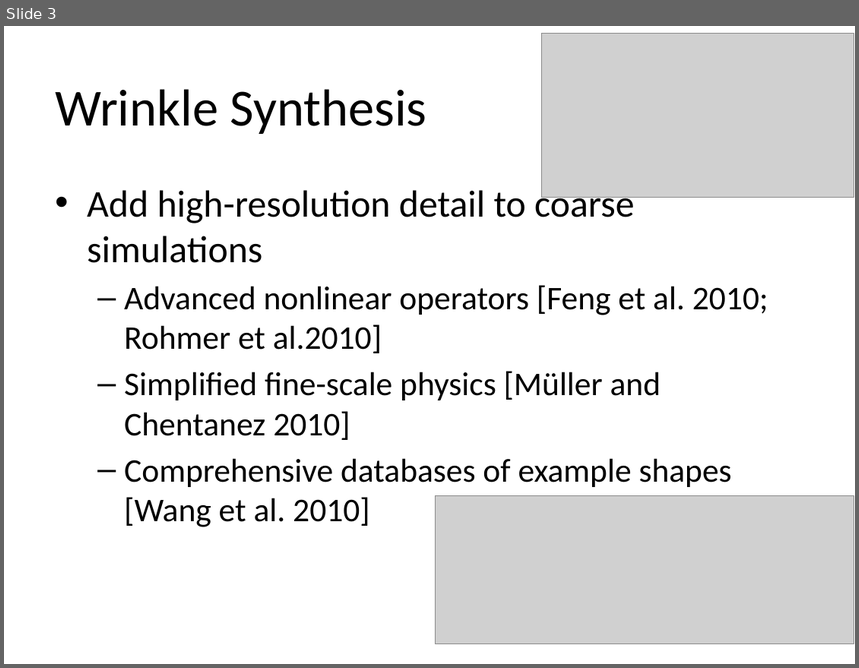
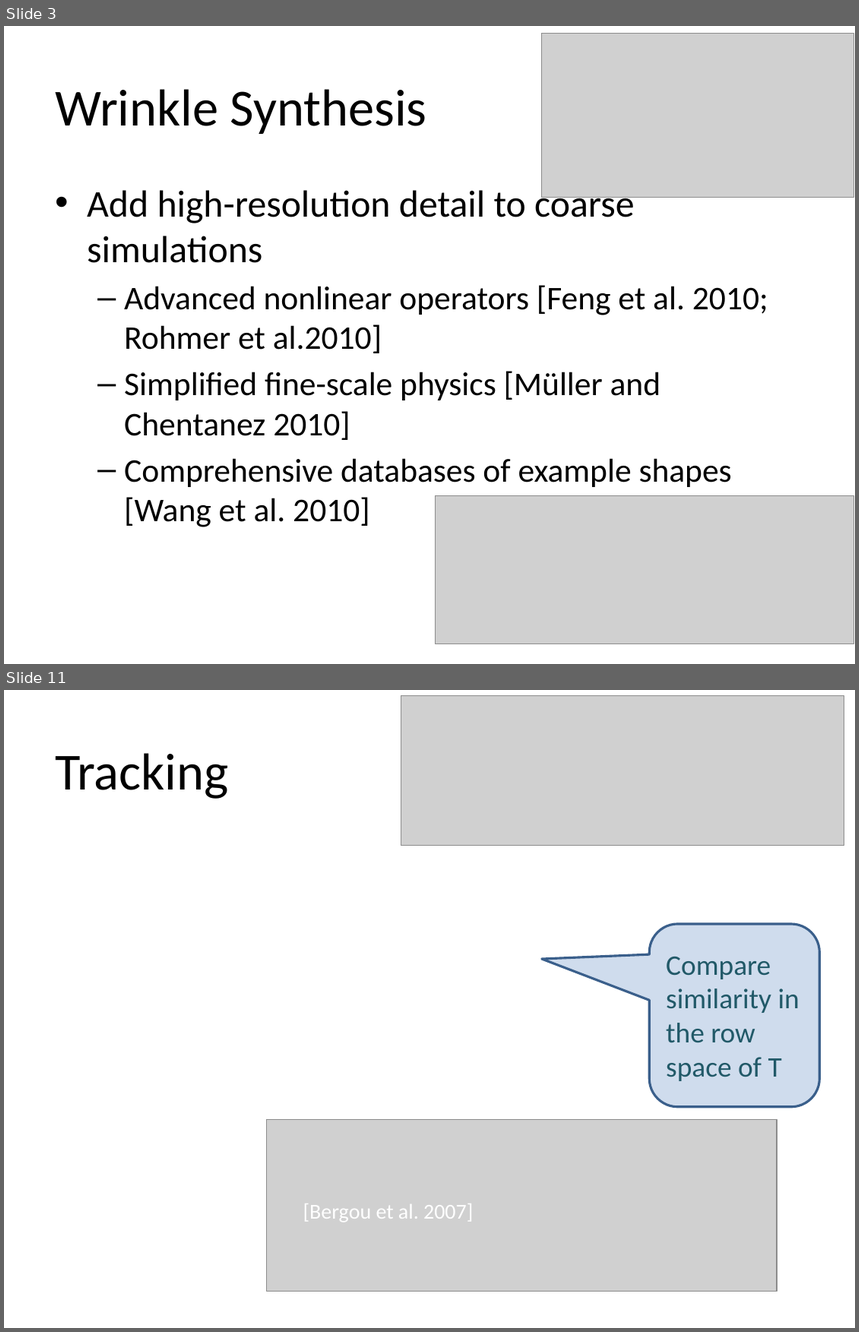
Before and after one commit to JiongCHEN/paper-reading, a slide deck: kavan11/template.pptx. Shown one above the other, each under a label of ours: slide 3 before the commit, slides 3 and 11 after it; the slides between them are not shown. The pictures are 859x668 and 859x1332 pixels, drawn with LibreOffice and Linux fonts; fonts in the diff are those of the drawing; grey boxes stand for pictures. Boxes give left, top, right and bottom in pixels: in the first picture for what was removed or moved away, otherwise in the second. Text is boxed around its words. In the diff, an @@ line names an element or a change of style, - is before the commit and + after.

```diff
--- a/kavan11/template.pptx
+++ b/kavan11/template.pptx
@@ slide 11 added at [4,690,855,1328], background #FFFFFF @@
@@ picture added at [401,696,844,846] @@
@@ title added at [55,753,228,799], 44 pt, text #000000 @@
+Tracking
@@ rounded speech box added at [649,924,819,1107], fill #4F81BD at 27% opacity, outline #3A5F8C 2 pt @@
@@ text added at [666,957,800,1081], 24 pt, text #215968 @@
+Compare similarity in the row space of T
@@ picture added at [266,1120,777,1292] @@
@@ text added at [303,1204,473,1222], 18 pt, text #FFFFFF @@
+[Bergou et al. 2007]
```
Also in this commit, not shown: 1 slide changed, 13 other slides added.
